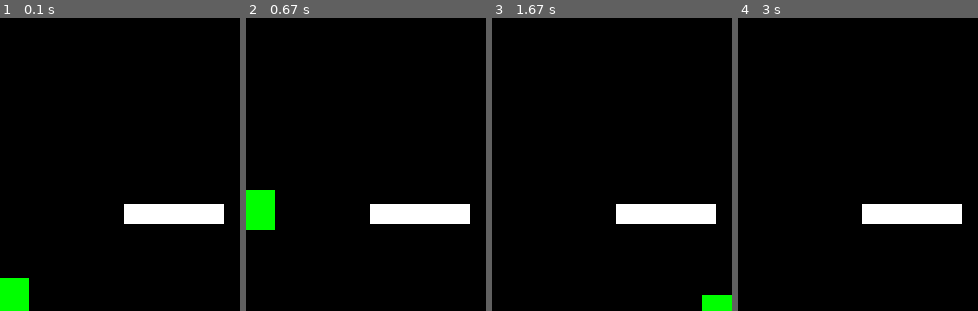
Above: before the commit, frames 1-4 (left to right).
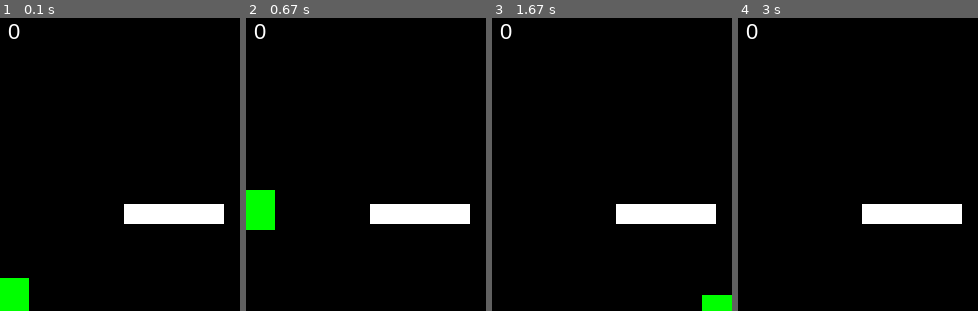
Above: after the commit, the same moments.

Repository: JesusEArambula/pygame-template-v2
Game: pygame game, started from main.py
Two runs of this game, one before a commit and one after it. Both use one fixed random seed, a clock stepped at 60 frames per second and the inputs below.
Inputs:
- Up to frame 1 (0.1 s): no input
- Up to frame 2 (0.67 s): tap Space at 0.33 s
- Up to frame 3 (1.67 s): hold D 0.67-1.13 s; tap Space at 0.73, 1.03, 1.23, 1.53 s; hold D 1.17-1.63 s
- Up to frame 4 (3 s): hold A 1.67-2.2 s; tap Space at 1.73, 2.03, 2.3, 2.6, 2.73 s; hold A 2.23-2.63 s; hold D from 2.67 s (still down)
The pictures show only the part of the screen within x 47-97%, y 0-50%; the shares and areas given below are measured in that part.

The runs differ from the first frame. In frame 1, 0.1% of the frame differs, in the area x 3-9%, y 2-8%; in frame 2, 0.1%; in frame 3, 0.1%; in frame 4, 0.1%.

Commit message:
- Resets game after reaching certain velocity - Added score on top of screen

Diff:
--- a/main.py
+++ b/main.py
@@ -13,9 +13,11 @@
         pg.display.set_caption(TITLE)
         self.clock = pg.time.Clock()
         self.running = True
+        self.font_name = pg.font.match_font(FONT_NAME)
 
     def new(self):
         # Start new game
+        self.score = 0
         self.all_sprites = pg.sprite.Group()
         self.platforms = pg.sprite.Group()
         self.player = Player(self)
@@ -51,6 +53,16 @@
                 platform.rect.y += abs(self.player.vel.y)
                 if platform.rect.top >= HEIGHT:
                     platform.kill()
+                    self.score += 10
+
+        # Game over
+        if self.player.rect.bottom > HEIGHT:
+            for sprite in self.all_sprites:
+                sprite.rect.y -= max(self.player.vel.y, 10)
+                if sprite.rect.bottom < 0:
+                    sprite.kill()
+        if len(self.platforms) == 0:
+            self.playing = False
 
         # Spawn new platforms
         while len(self.platforms) < 6:
@@ -76,6 +88,7 @@
         self.screen.fill(BLACK)
         self.all_sprites.draw(self.screen)
         # Flip display after drawing
+        self.draw_text(str(self.score), 22, WHITE, WIDTH / 2, 15)
         pg.display.flip()
 
     def show_start_screen(self):
@@ -86,10 +99,16 @@
         # Game over screen
         pass
 
+    def draw_text(self, text, size, color, x, y):
+        font = pg.font.Font(self.font_name, size)
+        text_surface = font.render(text, True, color)
+        text_rect = text_surface.get_rect()
+        text_rect.midtop = (x, y)
+        self.screen.blit(text_surface, text_rect)
+
 
 g = Game()
 g.show_start_screen()
-
 # Game Loop
 while g.running:
     g.new()
--- a/settings.py
+++ b/settings.py
@@ -3,11 +3,13 @@
 WIDTH = 480
 HEIGHT = 600
 FPS = 60
+FONT_NAME = 'arial'
 
 # Player properties
 PLAYER_ACC = .5
 PLAYER_FRICTION = -.12
 PLAYER_GRAVITY = .8
+PLAYER_JUMP = 20
 
 # Starting Platforms
 PLATFORM_LIST = [(0, HEIGHT - 40, WIDTH, 40),
--- a/sprites.py
+++ b/sprites.py
@@ -24,7 +24,7 @@
         hits = pg.sprite.spritecollide(self, self.game.platforms, False)
         self.rect.x -= 1
         if hits:
-            self.vel.y = -20
+            self.vel.y = -PLAYER_JUMP
 
 
     def update(self):
